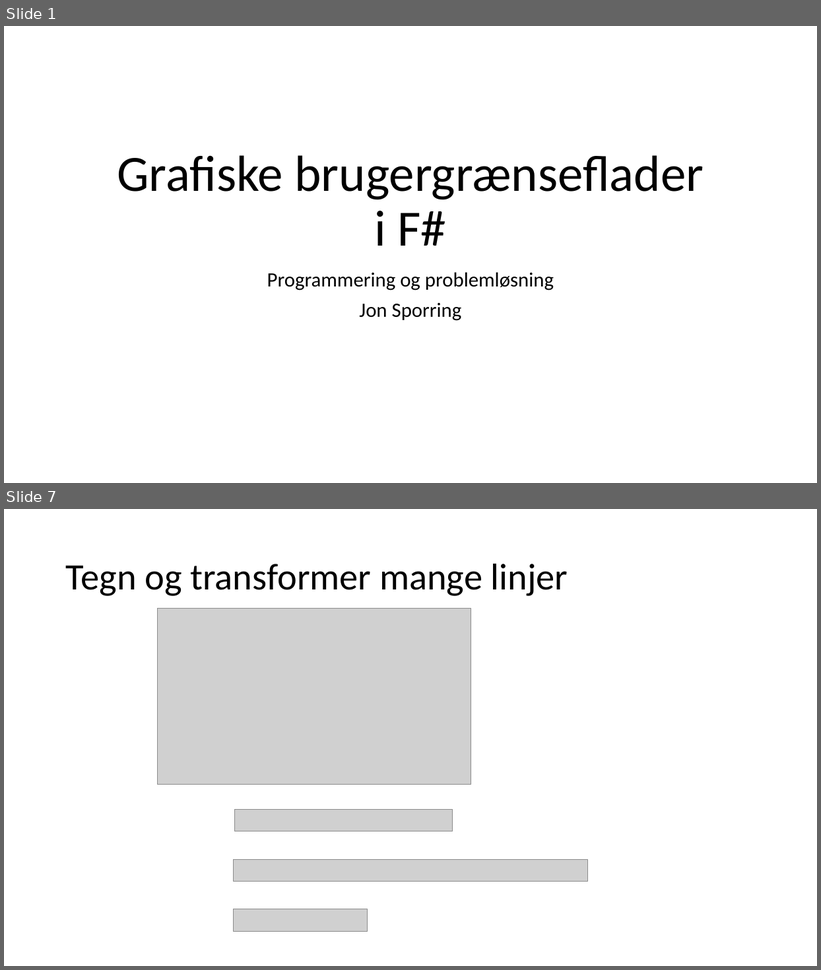
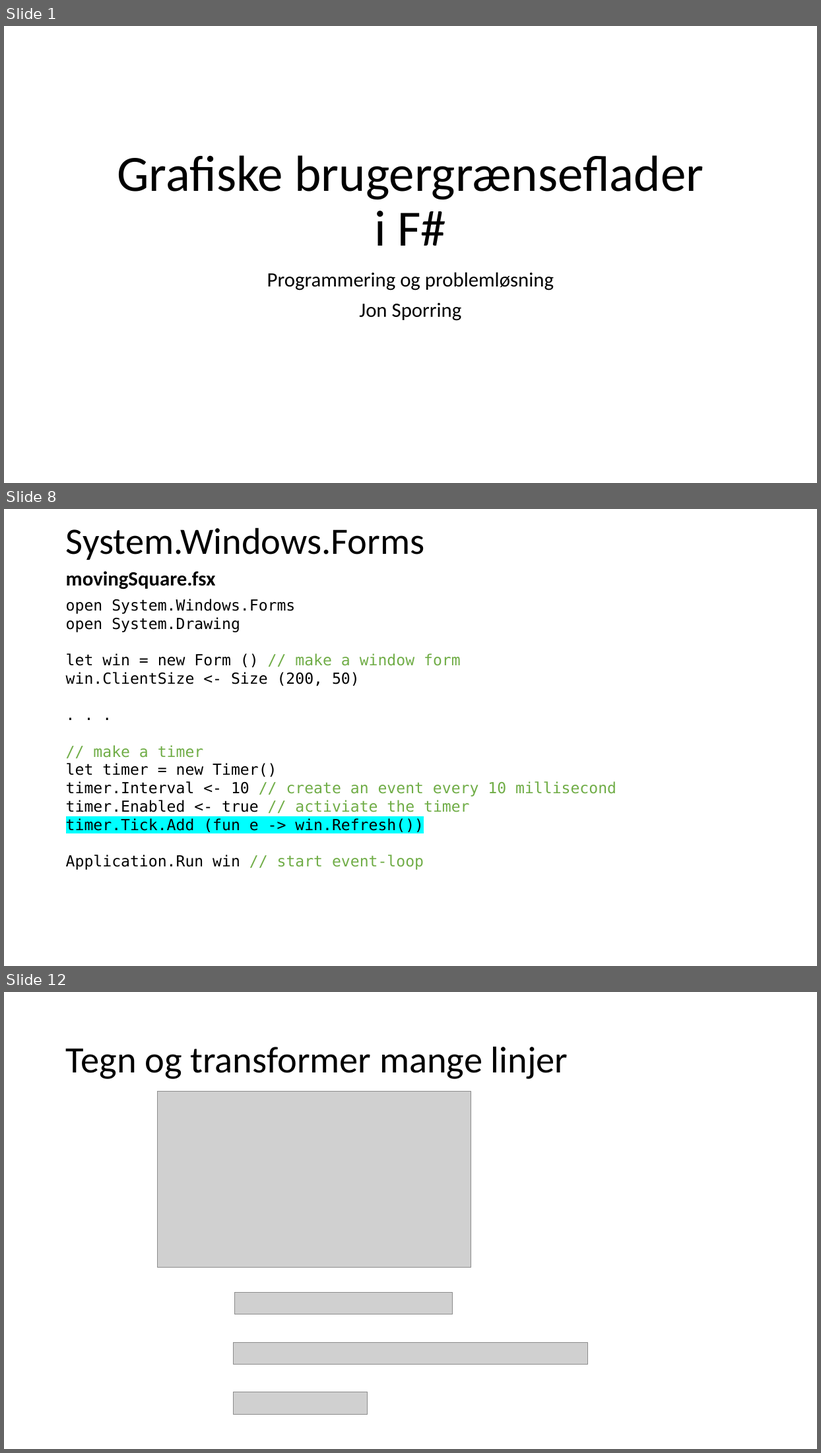
Before and after one commit to fisterloegsovs/pop22, a slide deck: lectures/17.1/17.1.pptx. Shown one above the other, each under a label of ours: slides 1 and 7 before the commit, slides 1, 8 and 12 after it; the slides between them are not shown. The pictures are 821x970 and 821x1453 pixels, drawn with LibreOffice and Linux fonts; fonts in the diff are those of the drawing; grey boxes stand for pictures. Boxes give left, top, right and bottom in pixels: in the first picture for what was removed or moved away, otherwise in the second. Text is boxed around its words. In the diff, an @@ line names an element or a change of style, - is before the commit and + after.

```diff
--- a/lectures/17.1/17.1.pptx
+++ b/lectures/17.1/17.1.pptx
@@ slide 8 added at bbox=[4, 509, 817, 966], background #FFFFFF @@
@@ title added at bbox=[66, 527, 424, 560], 44 pt, text #000000 @@
+System.Windows.Forms
@@ text added at bbox=[66, 571, 216, 590], 24 pt, text #000000, bold @@
+movingSquare.fsx
@@ text added at bbox=[66, 599, 616, 870], 18 pt, text #000000 @@
+open System.Windows.Forms
+open System.Drawing
+let win = new Form () // make a window form
+win.ClientSize <- Size (200, 50)
+. . .
+// make a timer
+let timer = new Timer()
+timer.Interval <- 10 // create an event every 10 millisecond
+timer.Enabled <- true // activiate the timer
+timer.Tick.Add (fun e -> win.Refresh())
+Application.Run win // start event-loop
@@ what was slide 7 is now slide 12 @@
```
Also in this commit, not shown: 3 slides changed, 10 other slides added, 13 slides removed, 11 other files.
